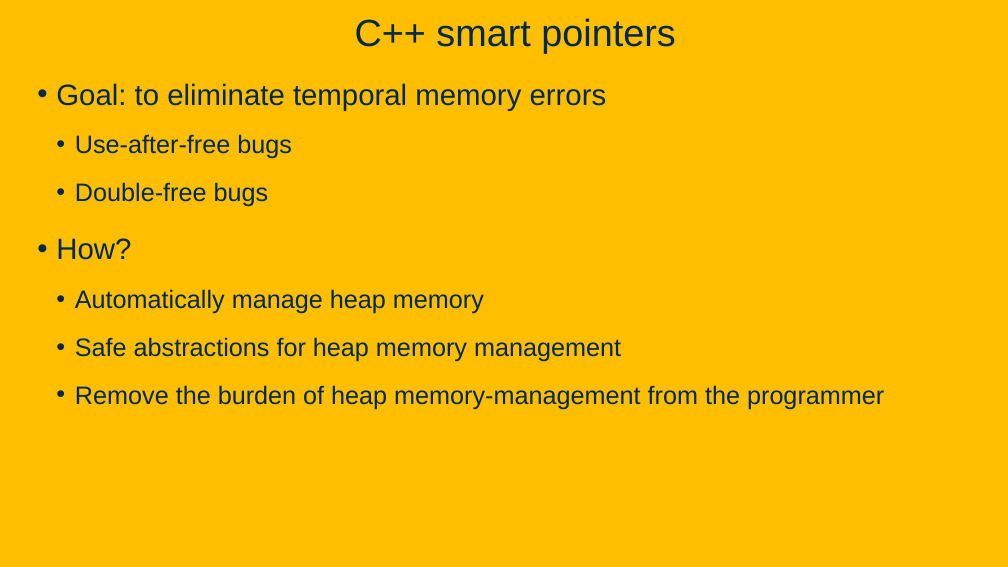
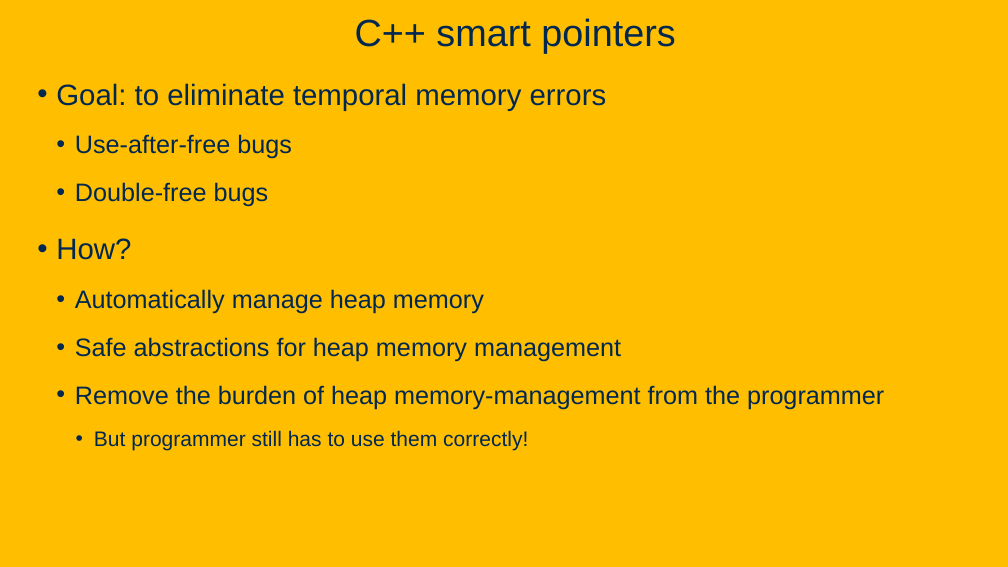
Before and after one commit to davsec-teaching/ecs160-f25, a slide deck: slide 115 of slides/9_software_security.pptx. Drawn at 1008x567 pixels with LibreOffice and Linux fonts; fonts in the diff are those of the drawing; background and template pictures are left out. Boxes give left, top, right and bottom in pixels: in the first picture for what was removed or moved away, otherwise in the second. Text is boxed around its words. In the diff, an @@ line names an element or a change of style, - is before the commit and + after.

```diff
--- a/slides/9_software_security.pptx
+++ b/slides/9_software_security.pptx
@@ text at (x1=94, y1=430, x2=528, y2=451): paragraph added @@
+    • But programmer still has to use them correctly!
```
Also in this commit, not shown: 6 other slides changed, 2 slides added.
